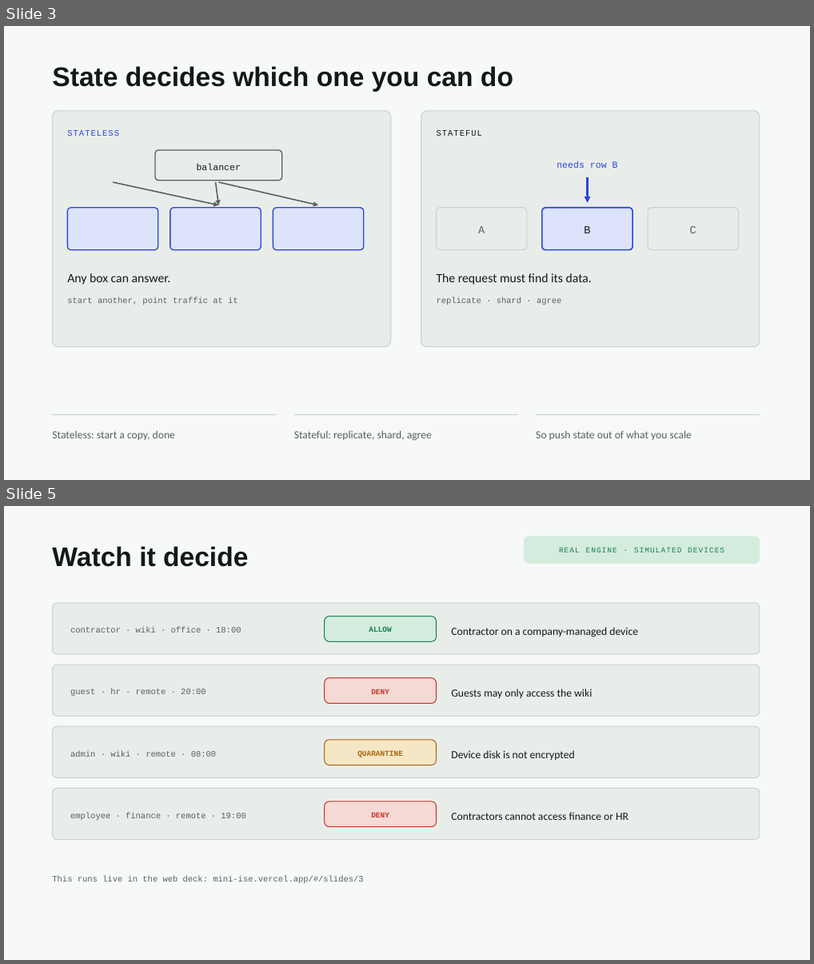
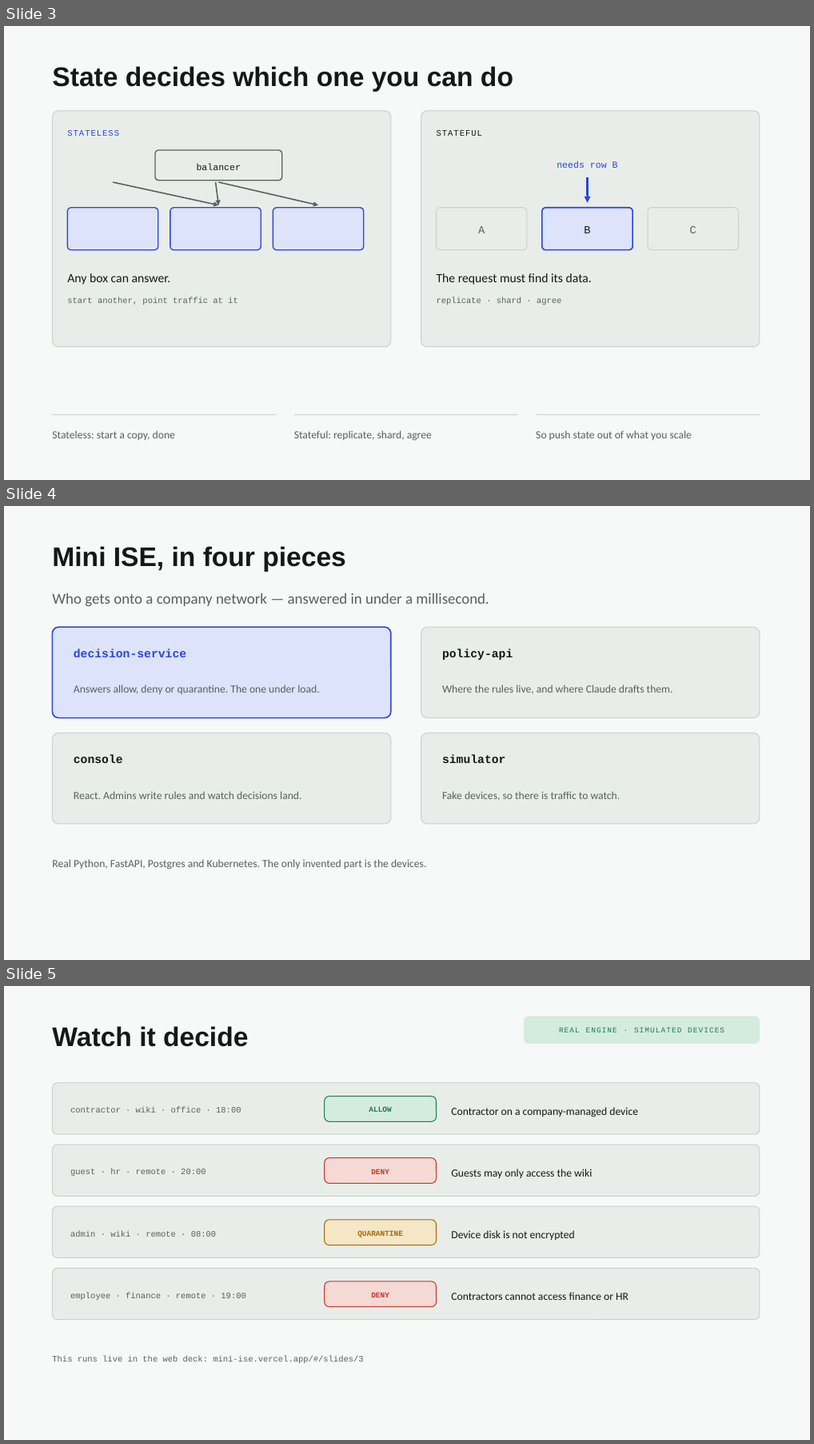
Before and after one commit to tsaipraveen99/mini-ise, a slide deck: Mini-ISE-talk.pptx. Shown one above the other, each under a label of ours: slides 3 and 5 before the commit, slides 3, 4 and 5 after it; the slides between them are not shown. The pictures are 814x964 and 814x1444 pixels, drawn with LibreOffice and Linux fonts; fonts in the diff are those of the drawing. Boxes give left, top, right and bottom in pixels: in the first picture for what was removed or moved away, otherwise in the second. Text is boxed around its words. In the diff, an @@ line names an element or a change of style, - is before the commit and + after.

```diff
--- a/Mini-ISE-talk.pptx
+++ b/Mini-ISE-talk.pptx
@@ slide 4 added at (4, 506, 810, 960), background #F7F9F8 @@
@@ text added at (52, 546, 346, 572), 32 pt, text #111A17, bold @@
+Mini ISE, in four pieces
@@ text added at (52, 593, 490, 606), 18 pt, text #56625D @@
+Who gets onto a company network — answered in under a millisecond.
@@ rounded rectangle added at (52, 627, 391, 718), fill #DDE3FB, outline #2B45D9 1.5 pt @@
@@ text added at (74, 648, 186, 657), 14 pt, text #2B45D9, bold @@
+decision-service
@@ rounded rectangle added at (422, 627, 760, 718), fill #E9EDEA, outline #C9D2CD 1 pt @@
@@ text added at (442, 648, 513, 660), 14 pt, text #111A17, bold @@
+policy-api
@@ text added at (74, 684, 319, 694), 13 pt, text #56625D @@
+Answers allow, deny or quarantine. The one under load.
@@ text added at (442, 684, 674, 694), 13 pt, text #56625D @@
+Where the rules live, and where Claude drafts them.
@@ rounded rectangle added at (52, 733, 391, 824), fill #E9EDEA, outline #C9D2CD 1 pt @@
@@ rounded rectangle added at (422, 733, 760, 824), fill #E9EDEA, outline #C9D2CD 1 pt @@
@@ text added at (74, 755, 123, 763), 14 pt, text #111A17, bold @@
+console
@@ text added at (442, 755, 506, 763), 14 pt, text #111A17, bold @@
+simulator
@@ text added at (74, 791, 302, 799), 13 pt, text #56625D @@
+React. Admins write rules and watch decisions land.
@@ text added at (442, 791, 621, 800), 13 pt, text #56625D @@
+Fake devices, so there is traffic to watch.
@@ text added at (52, 859, 426, 869), 13 pt, text #56625D @@
+Real Python, FastAPI, Postgres and Kubernetes. The only invented part is the devices.
```
Also in this commit, not shown: 1 slide removed, 4 other files.
